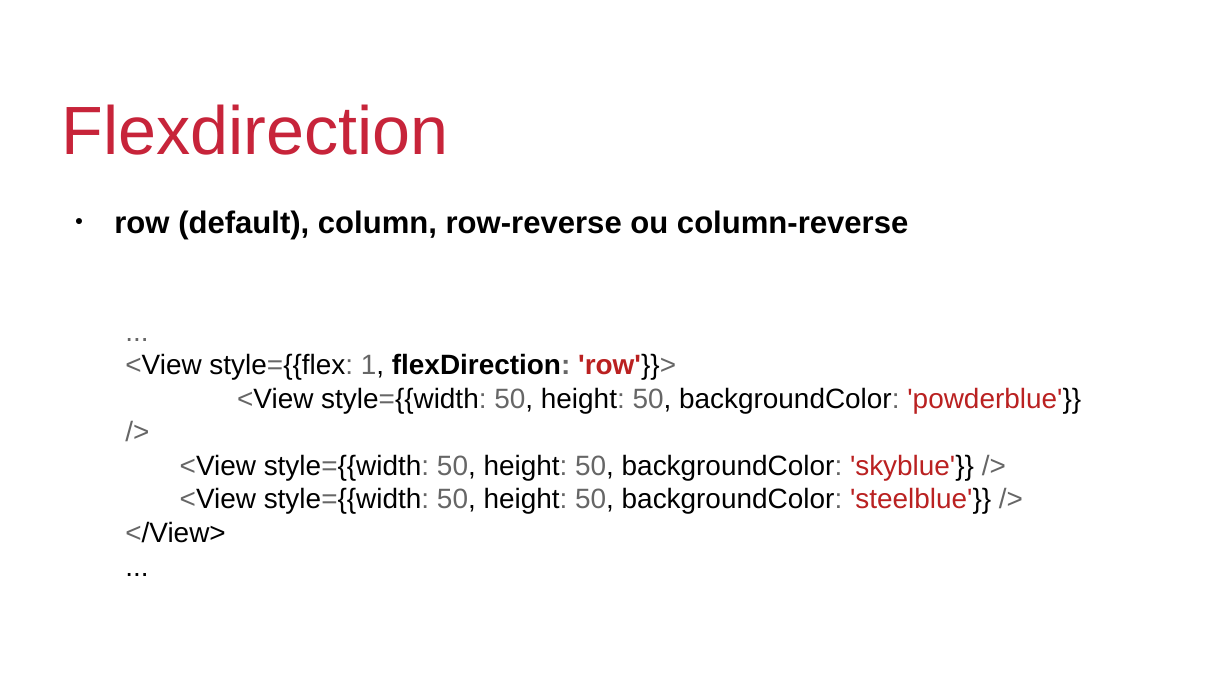
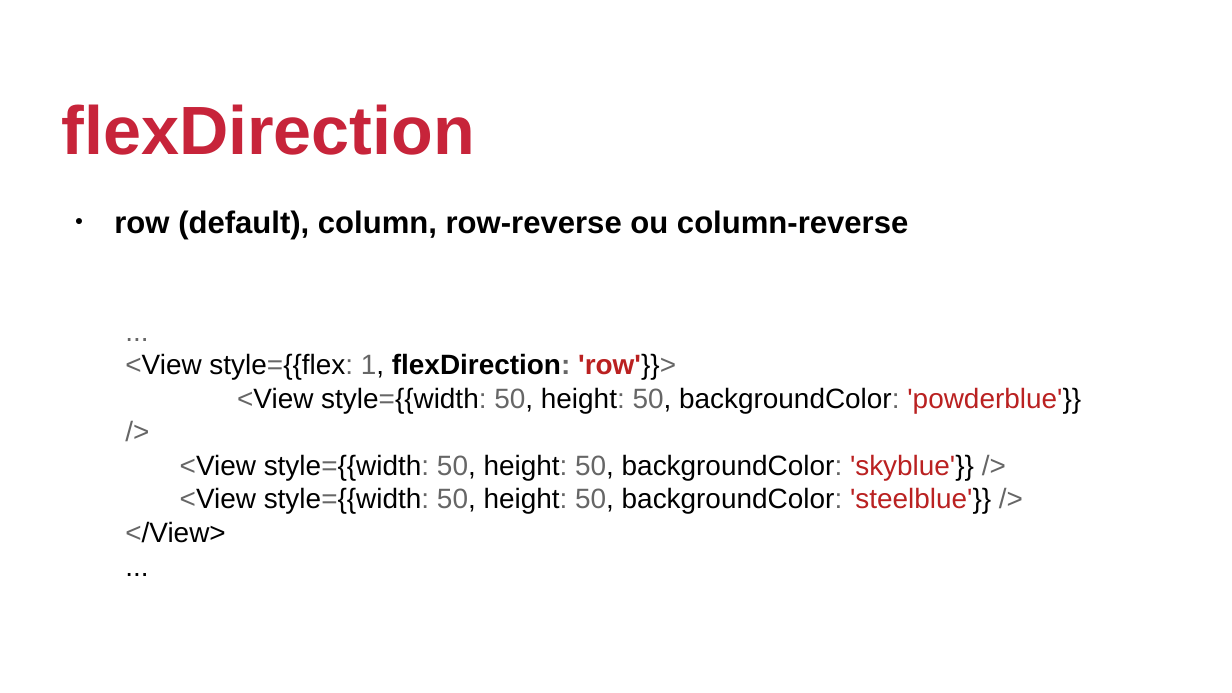
Before and after one commit to johnmagt/PIDM-2019_2, a slide deck: slide 45 of SLIDES/aula01.odp (slide 38 before the commit). Drawn at 1232x693 pixels with LibreOffice and Linux fonts; fonts in the diff are those of the drawing; background and template pictures are left out. Boxes give left, top, right and bottom in pixels: in the first picture for what was removed or moved away, otherwise in the second. Text is boxed around its words. In the diff, an @@ line names an element or a change of style, - is before the commit and + after.

```diff
--- a/SLIDES/aula01.odp
+++ b/SLIDES/aula01.odp
@@ title at [62,104,475,155]: text changed; bold on @@
-Flexdirection
+flexDirection
```
Also in this commit, not shown: 40 other slides changed, 22 slides added, 5 other files.
